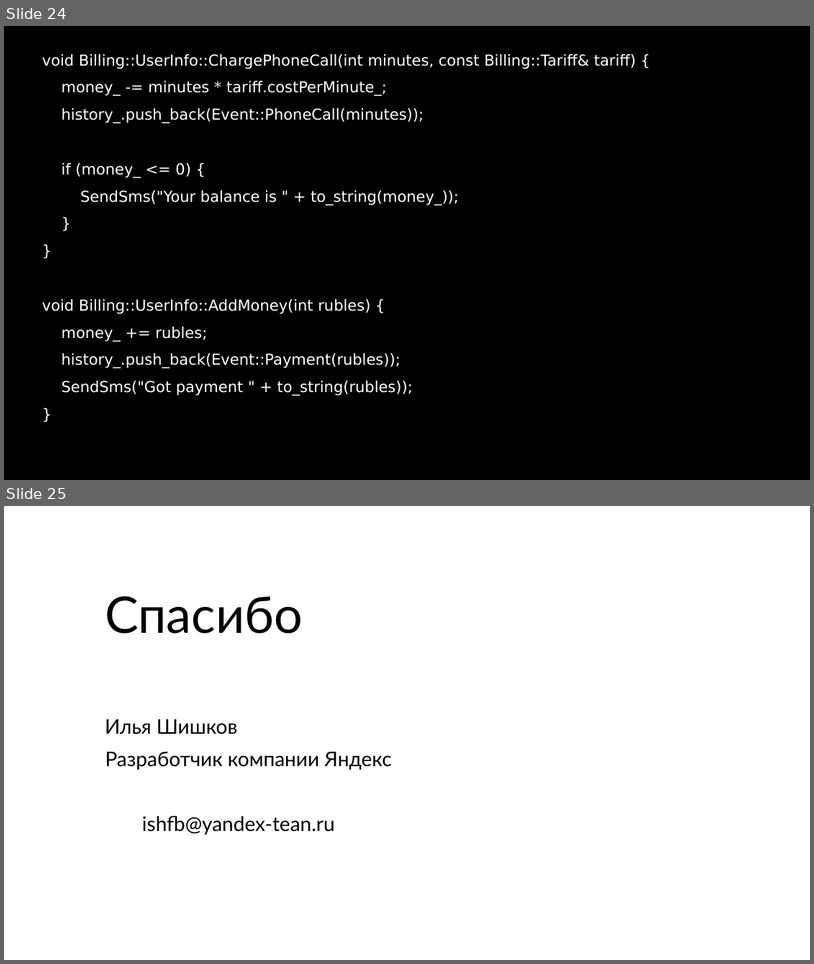
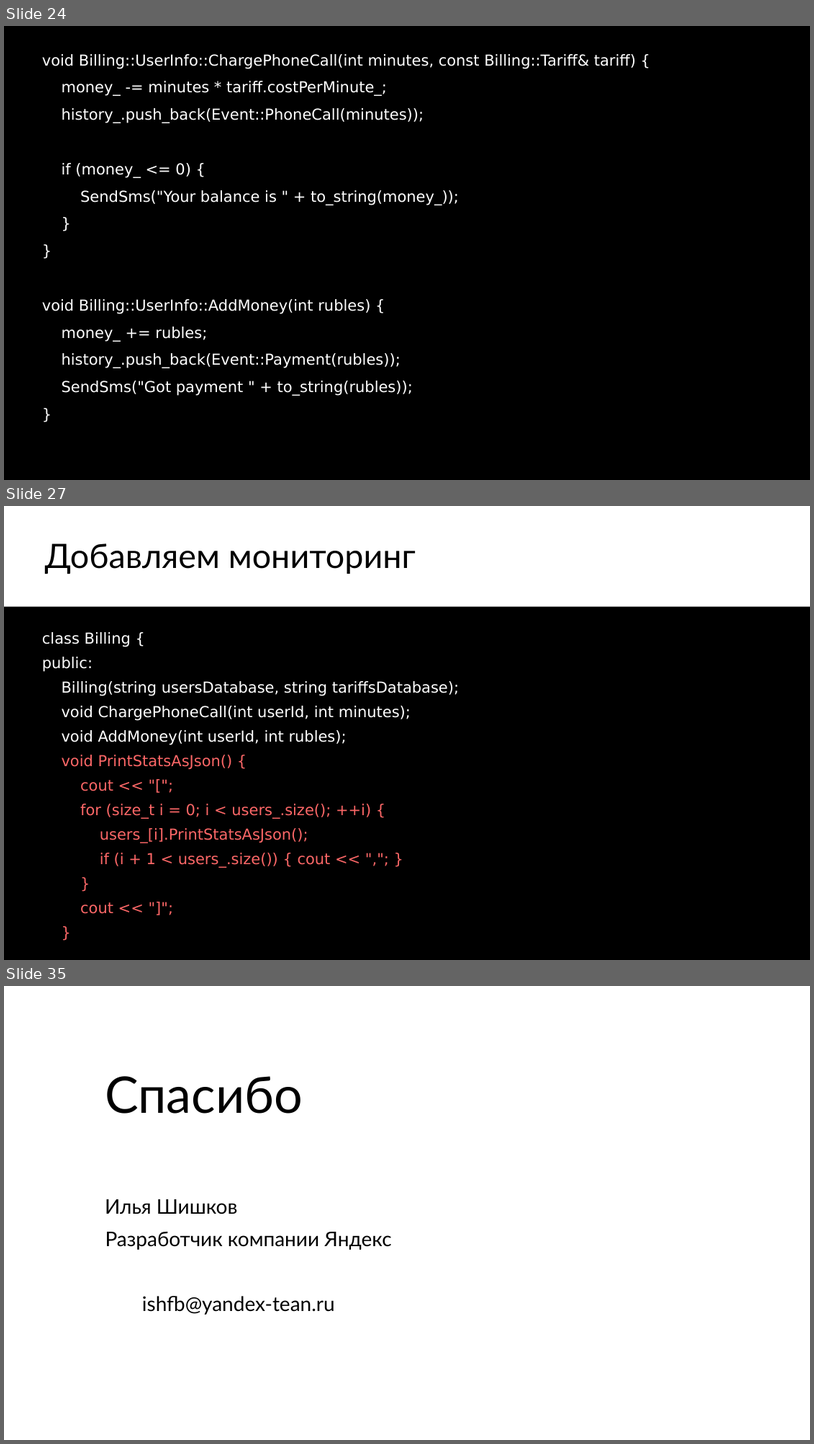
Before and after one commit to ishfb/cpprus17, a slide deck: slides.pptx. Shown one above the other, each under a label of ours: slides 24 and 25 before the commit, slides 24, 27 and 35 after it; the slides between them are not shown. The pictures are 814x964 and 814x1444 pixels, drawn with LibreOffice and Linux fonts; fonts in the diff are those of the drawing; background and template pictures are left out. Boxes give left, top, right and bottom in pixels: in the first picture for what was removed or moved away, otherwise in the second. Text is boxed around its words. In the diff, an @@ line names an element or a change of style, - is before the commit and + after.

```diff
--- a/slides.pptx
+++ b/slides.pptx
@@ slide 27 added at <box>4,506,810,960</box>, background #FFFFFF @@
@@ title added at <box>45,543,416,574</box>, 80 pt, text #000000 @@
+Добавляем мониторинг
@@ text added at <box>4,607,810,960</box>, fill #000000, 36 pt, text #FFFFFF @@
+class Billing {
+public:
+Billing(string usersDatabase, string tariffsDatabase);
+void ChargePhoneCall(int userId, int minutes);
+void AddMoney(int userId, int rubles);
+void PrintStatsAsJson() {
+cout << "[";
+for (size_t i = 0; i < users_.size(); ++i) {
+users_[i].PrintStatsAsJson();
+if (i + 1 < users_.size()) { cout << ","; }
+}
+cout << "]";
+}
@@ what was slide 25 is now slide 35 @@
```
Also in this commit, not shown: 9 other slides added, 2 other files.
